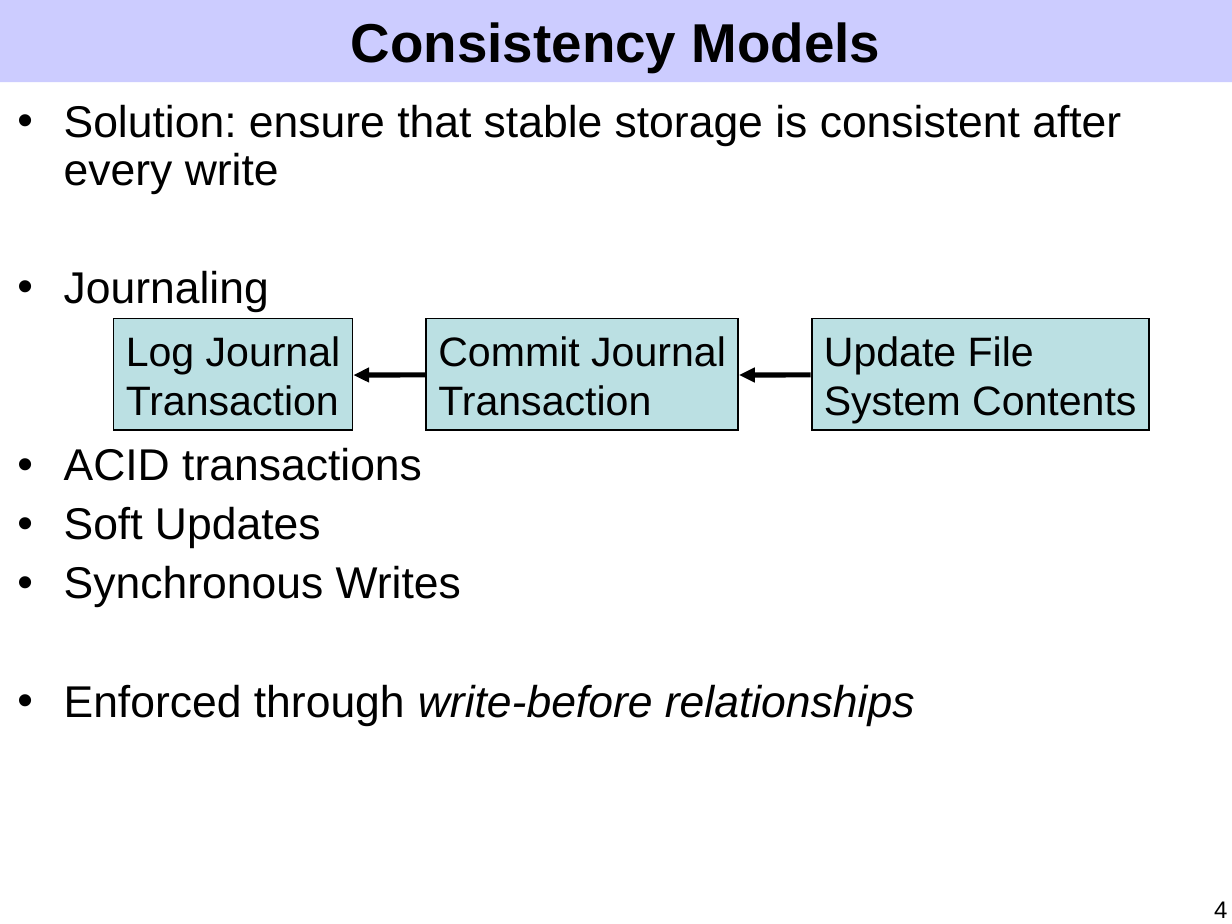
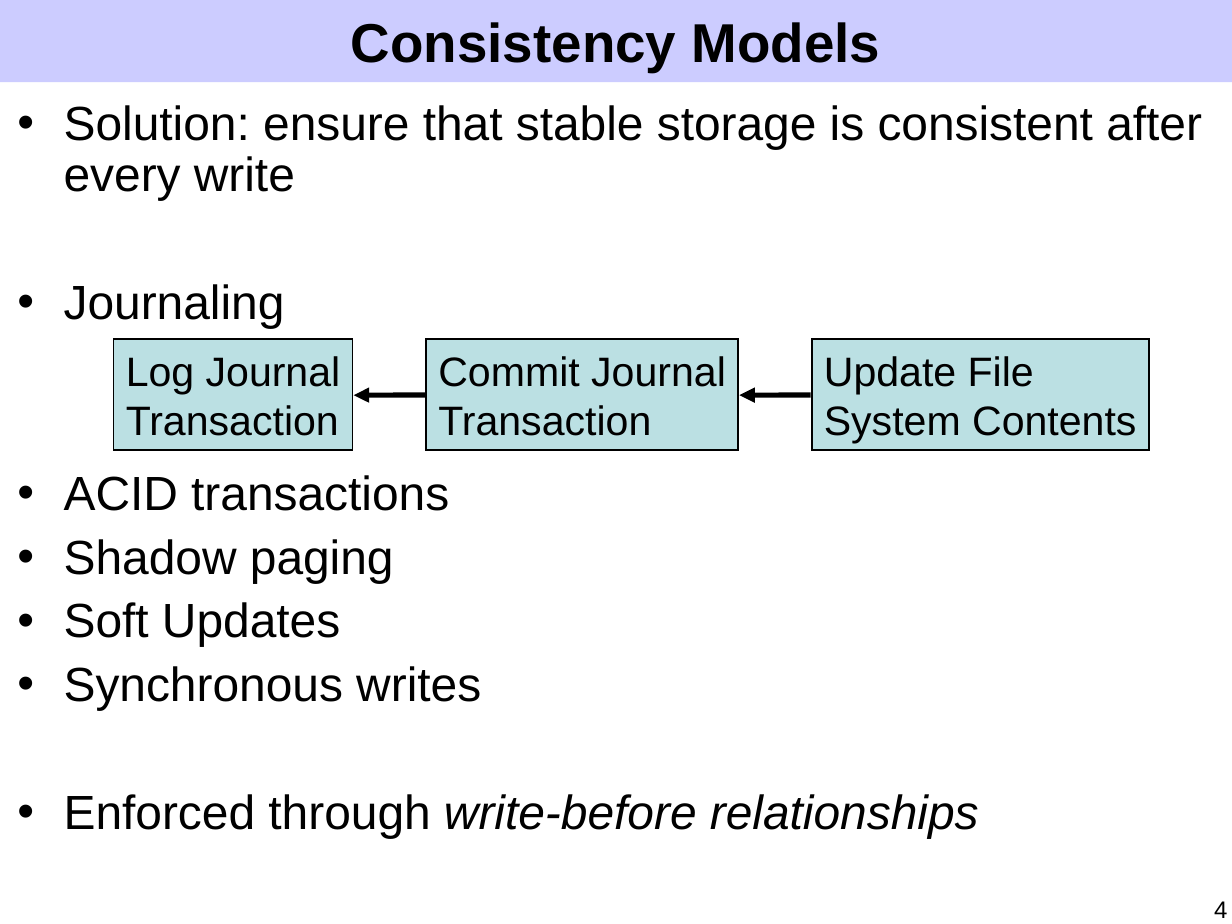
Before and after one commit to ucla-readable/fstitch-doc, a slide deck: slide 4 of sosp/pres.ppt. Drawn at 1232x924 pixels with LibreOffice and Linux fonts; fonts in the diff are those of the drawing. Boxes give left, top, right and bottom in pixels: in the first picture for what was removed or moved away, otherwise in the second. Text is boxed around its words. In the diff, an @@ line names an element or a change of style, - is before the commit and + after.

Commit message:
Improve motivation, patch model, and hard patches.

```diff
--- a/sosp/pres.ppt
+++ b/sosp/pres.ppt
@@ text at (64, 105, 1202, 838): size 26 to 28 pt in "Solution: ensure that stable storage is consistent ...", "Journaling", "ACID transactions", "Soft Updates" and 1 more places @@
@@ 3 rectangles, 2 arrows: place and size @@
-3 rectangles, 2 arrows at (113, 319, 1149, 430)
+3 rectangles, 2 arrows at (113, 339, 1149, 450)
@@ text at (64, 539, 394, 583): paragraph added @@
+• Shadow paging
@@ text at (64, 666, 481, 710): text changed; size 26 to 28 pt @@
-• Synchronous Writes
+• Synchronous writes
```
Also in this commit, not shown: 12 other slides changed, 4 slides added, 3 slides removed.
